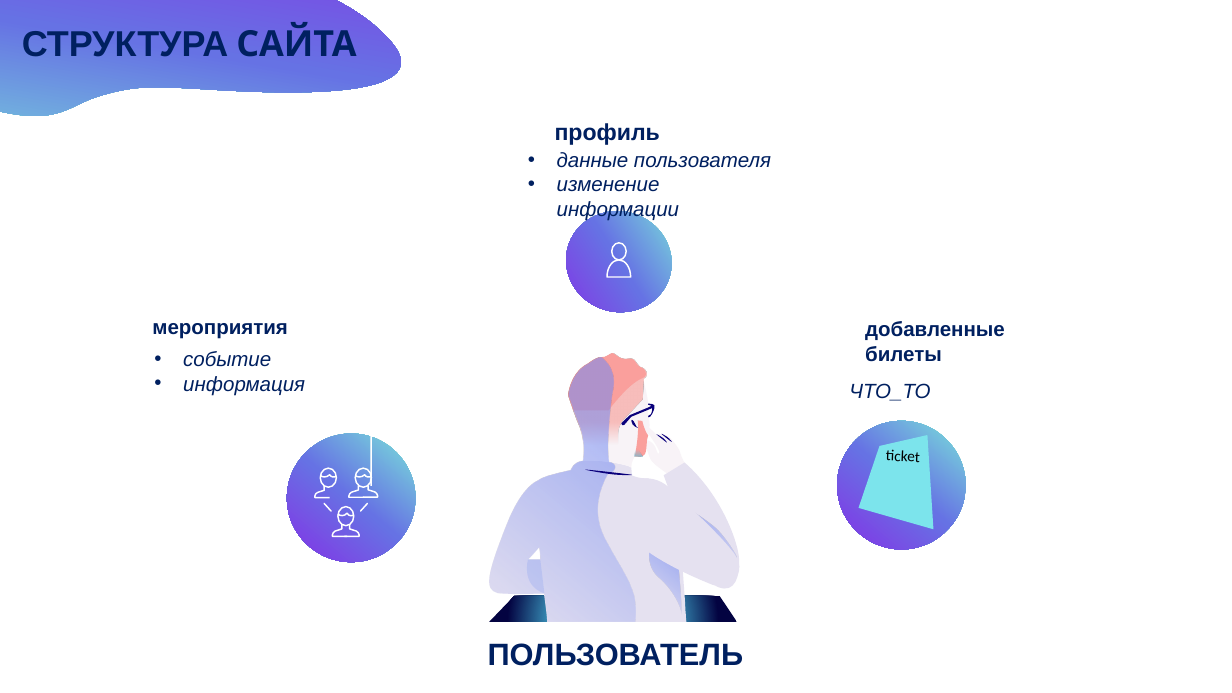
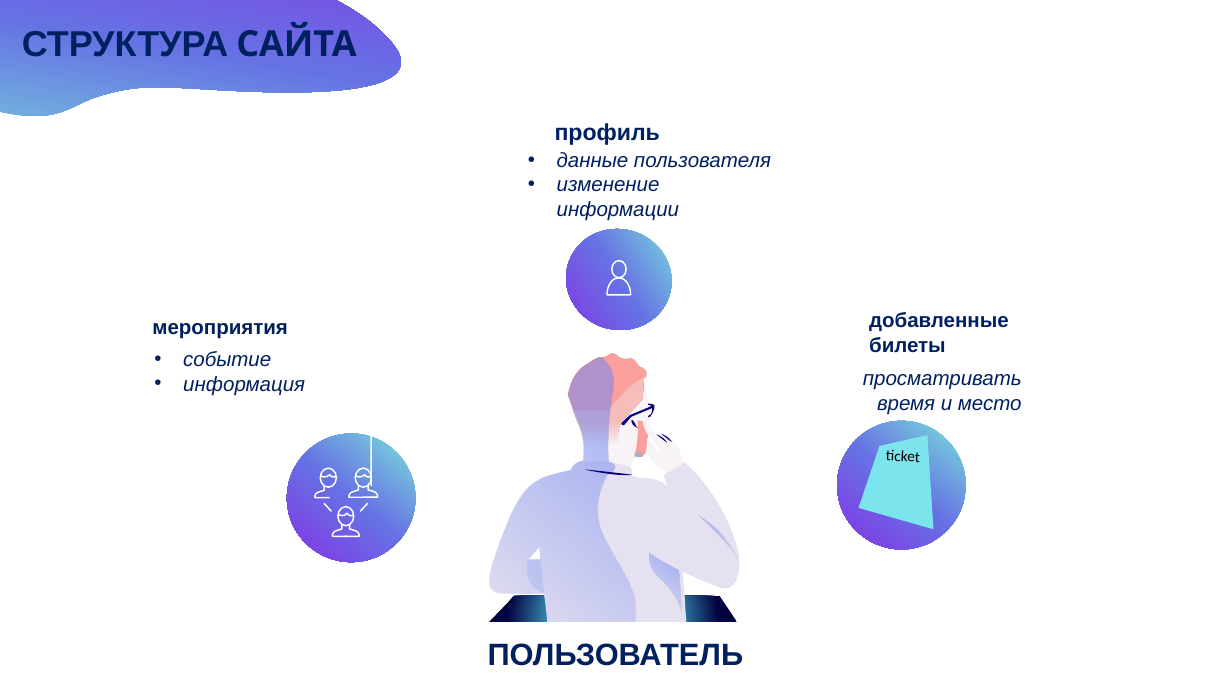
Before and after one commit to germanivanov0719/Yandex3, a slide deck: slide 4 of Docs/Сайт.pptx. Drawn at 1232x693 pixels with LibreOffice and Linux fonts; fonts in the diff are those of the drawing. Boxes give left, top, right and bottom in pixels: in the first picture for what was removed or moved away, otherwise in the second. Text is boxed around its words. In the diff, an @@ line names an element or a change of style, - is before the commit and + after.

```diff
--- a/Docs/Сайт.pptx
+++ b/Docs/Сайт.pptx
@@ ellipse: place and size @@
-ellipse at box(553, 198, 685, 326)
+ellipse at box(553, 215, 685, 344)
@@ ellipse: place and size @@
-ellipse at box(612, 243, 627, 261)
+ellipse at box(612, 261, 627, 278)
@@ freeform shape: place and size @@
-freeform shape at box(607, 260, 631, 277)
+freeform shape at box(607, 278, 631, 296)
@@ text "добавленные билеты": place and size @@
-text "добавленные билеты" at box(865, 321, 1005, 362)
+text "добавленные билеты" at box(869, 312, 1009, 353)
@@ text at box(863, 374, 1022, 415): text changed @@
-ЧТО_ТО
+просматривать время и место
```
Also in this commit, not shown: 2 other slides changed, 2 other files.
